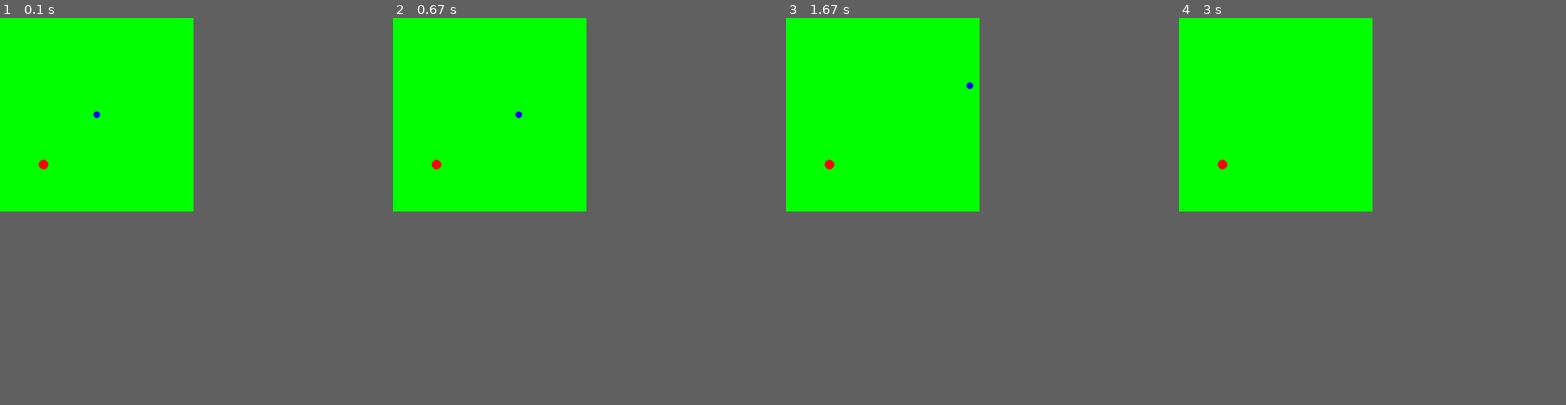
Above: before the commit, frames 1-4 (left to right).
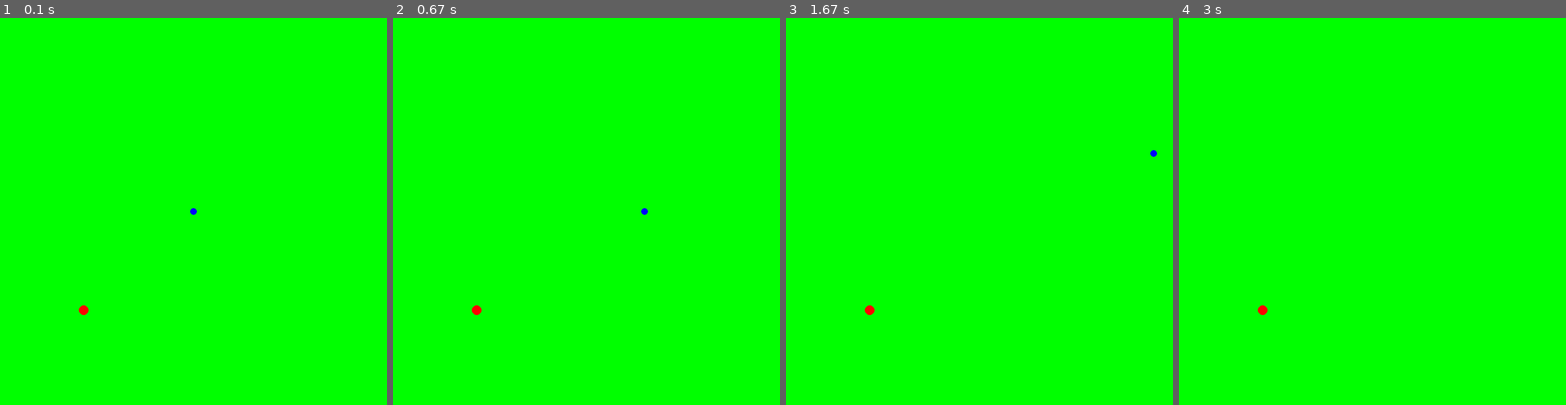
Above: after the commit, the same moments.

Repository: WToon/Python
Game: pygame game, started from Pygame_/Snake.py
Same seed, same stepped clock (60 frames per second), same inputs: the game is played once before the commit and once after it.
Inputs:
- Up to frame 1 (0.1 s): no input
- Up to frame 2 (0.67 s): hold Right from 0.33 s (still down)
- Up to frame 3 (1.67 s): release Right at 0.8 s; hold Up 0.83-1.13 s; hold Right 1.17-1.63 s
- Up to frame 4 (3 s): no input
In our replay, the window is 400x400 before the commit and 800x800 after it. These sizes can differ from the game's own. Grey fills any space a smaller window leaves; there, only what the larger window draws over its background counts as a difference.

The runs differ from the first frame. In frame 1, 0.1% of the frame differs, in the area x 10-51%, y 24-77%; in frame 2, 0.1%; in frame 3, 0.1%; in frame 4, 0.1%.

Commit message:
Some more snake changes

Diff:
--- a/Pygame_/Snake.py
+++ b/Pygame_/Snake.py
@@ -2,10 +2,11 @@
 from pygame.locals import *
 
 # window variables
-WINDOWWIDTH = 400
-WINDOWHEIGHT = 400
+WINDOWWIDTH = 800
+WINDOWHEIGHT = 800
+TILESIZE = int(WINDOWWIDTH/16)
 FPS = 60
-VEL = 3
+VEL = 6
 
 # color definitions
 WHITE = (255, 255, 255)
@@ -28,7 +29,7 @@
     y_position = int(WINDOWHEIGHT/2)
     x_velocity = 0
     y_velocity = 0
-    GROWTHSPEED = 5
+    GROWTHSPEED = 50
     snake = [(x_position, y_position)]
     apple = (random.randint(10, WINDOWWIDTH), random.randint(10, WINDOWHEIGHT))
 
@@ -53,13 +54,14 @@
 
 
         snake, apple, x_velocity, y_velocity = updateGameObjects(snake, apple, x_velocity, y_velocity, GROWTHSPEED)
+        drawFloor()
         drawGameObjects(snake, apple)
         pygame.display.update()
         FPSCLOCK.tick(FPS)
 
 
 def drawGameObjects(snake, apple):
-    DISPLAYSURF.fill(GREEN)
+#    DISPLAYSURF.fill(GREEN)
     drawSnake(snake)
     drawApple(apple)
 
@@ -85,16 +87,19 @@
 def updateGameObjects(snake, apple, xvel, yvel, GROWTHSPEED):
     snake = updateSnake(snake, xvel, yvel)
     if touchesTail(snake):
-        # TODO end game
         xvel = 0
         yvel = 0
-        print('Game over, final score: ' + str(len(snake)/GROWTHSPEED))
+        print('Game over, final score: ' + str(len(snake)) + ', ' + str(GROWTHSPEED))
         snake = [snake[0]]
     elif touchesApple(snake, apple):
         for i in range(1, GROWTHSPEED):
-            snake.append((snake[-1][0]-xvel*i, snake[-1][1]-yvel*i))
-        apple = (random.randint(10, WINDOWWIDTH), random.randint(10, WINDOWHEIGHT))
+            snake.append((-100, -100))
+        apple = (random.randint(10, WINDOWWIDTH-10), random.randint(10, WINDOWHEIGHT-10))
     return snake, apple, xvel, yvel
+
+
+def drawFloor():
+    DISPLAYSURF.fill(GREEN)
 
 
 def updateSnake(snake, xvel, yvel):
@@ -108,7 +113,7 @@
 
 
 def touchesTail(snake):
-    for i in range(3, len(snake)-1):
+    for i in range(1, len(snake)-1):
         if (distance(snake[i], snake[0]) < 5):
             return True
     return False
